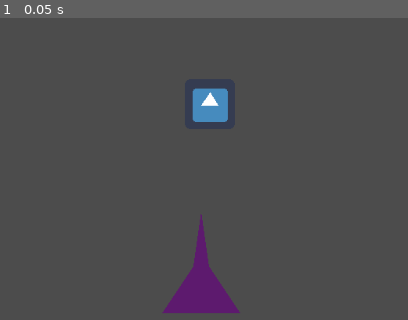
Above: before the commit, frame 1.
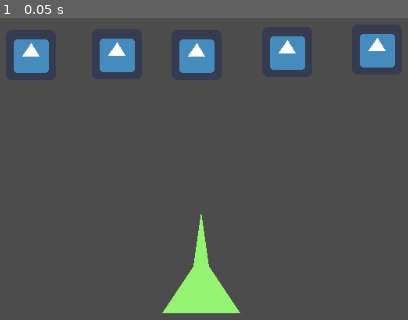
Above: after the commit, the same moment.

Repository: outerspace-probes/vcstest
Game: Godot game, scene res://Main.tscn
Same seed, same stepped clock (60 frames per second), same inputs: the game is played once before the commit and once after it. The engine's default icon, where the game draws it, is replaced by a stand-in: a white triangle on a blue panel in a dark square.
Inputs:
- Up to frame 1 (0.05 s): no input

The runs differ from the first frame. In frame 1, 8.1% of the frame differs, in the area x 3-97%, y 5-99%.

Commit message:
added more players, polygon color change

Diff:
--- a/Main.tscn
+++ b/Main.tscn
@@ -5,10 +5,26 @@
 [node name="Main" type="Node"]
 
 [node name="Player" type="Sprite" parent="."]
-position = Vector2( 531, 272 )
+position = Vector2( 302, 209 )
+texture = ExtResource( 1 )
+
+[node name="Player2" type="Sprite" parent="."]
+position = Vector2( 412, 208 )
+texture = ExtResource( 1 )
+
+[node name="Player3" type="Sprite" parent="."]
+position = Vector2( 514, 209 )
+texture = ExtResource( 1 )
+
+[node name="Player4" type="Sprite" parent="."]
+position = Vector2( 630, 205 )
+texture = ExtResource( 1 )
+
+[node name="Player5" type="Sprite" parent="."]
+position = Vector2( 745, 202 )
 texture = ExtResource( 1 )
 
 [node name="Polygon2D" type="Polygon2D" parent="."]
 position = Vector2( 520, 470 )
-color = Color( 0.368627, 0.105882, 0.435294, 1 )
+color = Color( 0.584314, 0.956863, 0.447059, 1 )
 polygon = PoolVector2Array( -50, 70, 50, 70, 10, 10, 0, -60, -10, 10 )
